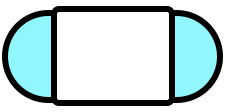
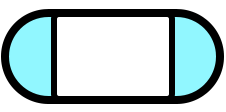
Before/after of a (226, 112) layered artwork. What changed in the layer stack:
painted on "Rectangle 2" over (x1=51, y1=6, x2=175, y2=106)
painted on "Rectangle 1" over (x1=1, y1=9, x2=224, y2=104)
